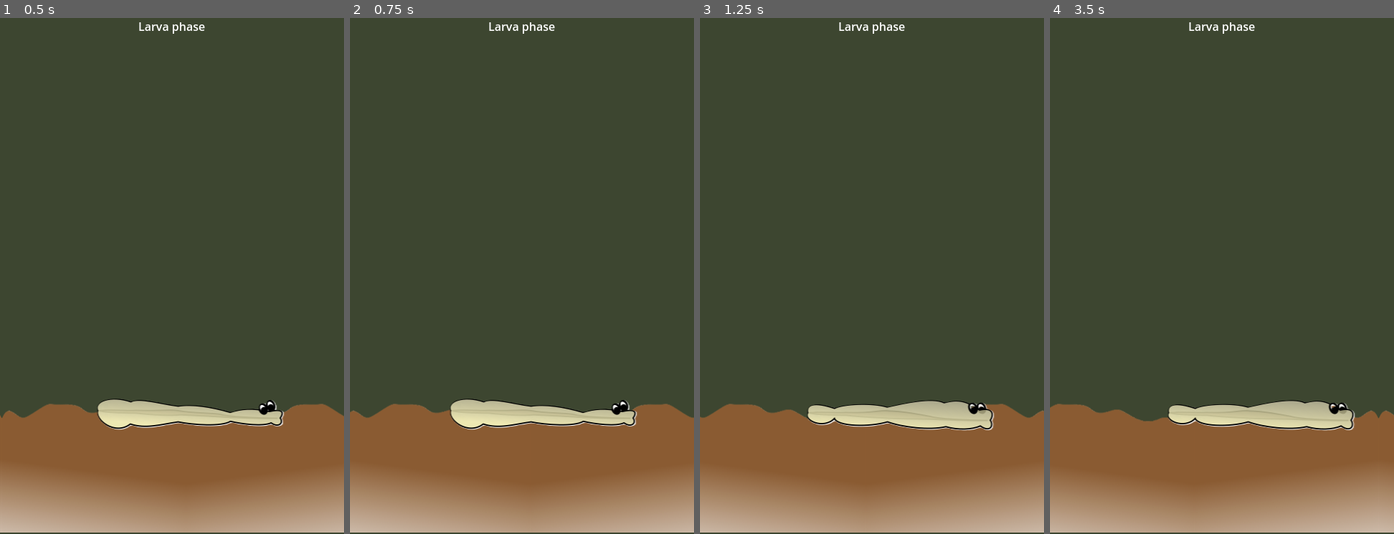
Above: before the commit, frames 1-4 (left to right).
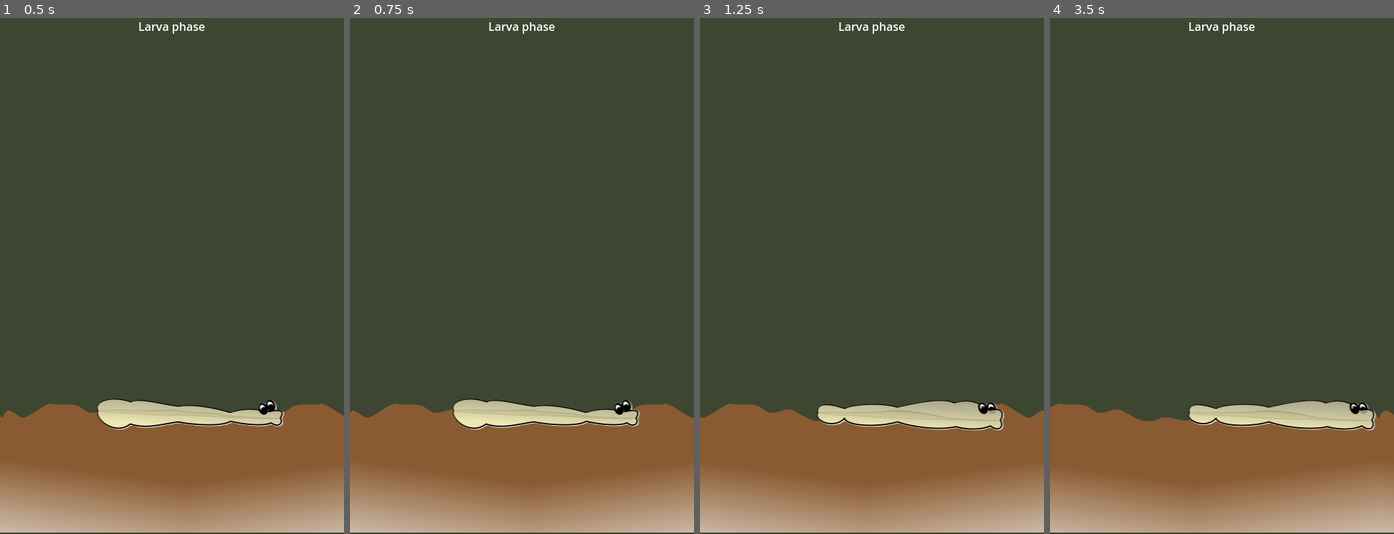
Above: after the commit, the same moments.

Repository: purpleloop/fly-lyf
Game: Godot game, scene res://scenes/main.tscn
Two runs of this game, one before a commit and one after it. Both use one fixed random seed, a clock stepped at 60 frames per second and the inputs below.
Inputs:
- Up to frame 1 (0.5 s): no input
- Up to frame 2 (0.75 s): tap Enter at 0.5 s; hold Right (move_right) from 0.53 s (still down)
- Up to frame 3 (1.25 s): keep holding Right (move_right)
- Up to frame 4 (3.5 s): release Right (move_right) at 1.28 s; hold Left (move_left) 1.28-2.03 s; hold Right (move_right) from 2.03 s (still down)

Frame 1 is identical in both runs. In frame 2, 0.5% of the frame differs, in the area x 28-85%, y 73-80%; in frame 3, 1.0%; in frame 4, 1.3%, in the area x 34-95%, y 74-80%.

Commit message:
* Adding food scene with decay timer * Make food appear on a path * Grabbing food

Diff:
--- a/media/images/images-sources.svg
+++ b/media/images/images-sources.svg
@@ -25,8 +25,8 @@
      inkscape:document-units="mm"
      showgrid="false"
      inkscape:zoom="1.8746662"
-     inkscape:cx="33.872696"
-     inkscape:cy="40.54055"
+     inkscape:cx="218.43889"
+     inkscape:cy="169.6302"
      inkscape:window-width="1920"
      inkscape:window-height="1009"
      inkscape:window-x="-8"
@@ -37,7 +37,31 @@
      id="defs2">
     <linearGradient
        inkscape:collect="always"
+       id="linearGradient3220">
+      <stop
+         style="stop-color:#3c5334;stop-opacity:1"
+         offset="0"
+         id="stop3216" />
+      <stop
+         style="stop-color:#38ce01;stop-opacity:0"
+         offset="1"
+         id="stop3218" />
+    </linearGradient>
+    <linearGradient
+       inkscape:collect="always"
        id="linearGradient21568">
+      <stop
+         style="stop-color:#ff4520;stop-opacity:1"
+         offset="0"
+         id="stop1681" />
+      <stop
+         style="stop-color:#f51e00;stop-opacity:0"
+         offset="1"
+         id="stop1683" />
+    </linearGradient>
+    <linearGradient
+       inkscape:collect="always"
+       id="linearGradient21568-3">
       <stop
          style="stop-color:#8b5c32;stop-opacity:1;"
          offset="0"
@@ -101,7 +125,7 @@
        gradientTransform="rotate(2.87375,1109.9604,-631.95563)" />
     <linearGradient
        inkscape:collect="always"
-       xlink:href="#linearGradient21568"
+       xlink:href="#linearGradient21568-3"
        id="linearGradient21570"
        x1="416.13187"
        y1="526.25085"
@@ -149,6 +173,28 @@
        y1="59.639938"
        x2="55.271988"
        y2="75.258385" />
+    <radialGradient
+       inkscape:collect="always"
+       xlink:href="#linearGradient21568"
+       id="radialGradient2125"
+       cx="138.38408"
+       cy="16.277136"
+       fx="138.38408"
+       fy="16.277136"
+       r="3.1322364"
+       gradientTransform="matrix(1.1330884,0.96012425,-0.80423081,0.94911114,-44.421493,-142.45759)"
+       gradientUnits="userSpaceOnUse" />
+    <radialGradient
+       inkscape:collect="always"
+       xlink:href="#linearGradient3220"
+       id="radialGradient3224"
+       cx="99.036789"
+       cy="19.247854"
+       fx="99.036789"
+       fy="19.247854"
+       r="3.3724239"
+       gradientTransform="matrix(1.9832841,-0.03270771,0.02200222,1.33414,-97.928298,-8.4834943)"
+       gradientUnits="userSpaceOnUse" />
   </defs>
   <g
      inkscape:label="Calque 1"
@@ -642,5 +688,15 @@
        rx="0.39919356"
        ry="0.44909272"
        transform="matrix(-0.99874243,0.05013537,0.05013537,0.99874243,0,0)" />
+    <path
+       style="fill:url(#radialGradient2125);fill-opacity:1;stroke:#000000;stroke-width:0.264583px;stroke-linecap:butt;stroke-linejoin:miter;stroke-opacity:1"
+       d="m 99.687066,1.4576859 c -0.51194,-0.276559 -1.129814,0.05609 -1.431324,0.493537 -0.53617,0.74303 -0.94632,1.56836 -1.3259,2.399153 -0.19698,0.560856 -0.15663,1.3115 0.37654,1.674957 0.62626,0.417338 1.40397,0.441148 2.103164,0.663523 0.842324,0.149561 1.709744,0.06372 2.536424,-0.135234 0.60119,-0.251709 0.81048,-0.95733 0.83508,-1.555825 0.0164,-0.513458 0.0968,-1.043133 -0.0382,-1.546014 -0.26284,-0.63881 -1.03377,-0.961067 -1.68913,-0.813749 -0.58754,-0.0054 -0.97335,-0.527756 -1.247934,-0.983685 -0.0401,-0.06524 -0.0795,-0.131068 -0.11876,-0.196663 z"
+       id="path1004"
+       sodipodi:nodetypes="ccccccccc" />
+    <path
+       style="fill:url(#radialGradient3224);fill-opacity:1;stroke:#000000;stroke-width:0.264583px;stroke-linecap:butt;stroke-linejoin:miter;stroke-opacity:1"
+       d="m 100.22436,10.09124 c -1.147429,-0.4544635 -2.923471,0.03769 -3.307343,1.280426 -0.0908,1.250086 1.097792,1.977444 1.996279,2.584905 0.716929,0.747452 1.310114,1.727944 2.526924,1.43978 1.04409,0.125719 2.11792,-0.526288 1.93159,-1.692366 0.0218,-1.204502 -0.97647,-2.132257 -1.82185,-2.864347 -0.4077,-0.300411 -0.86507,-0.538844 -1.3256,-0.748398 z"
+       id="path2810"
+       sodipodi:nodetypes="scsssssssssscssssssscscs" />
   </g>
 </svg>
--- a/project.godot
+++ b/project.godot
@@ -21,6 +21,10 @@
 window/size/viewport_height=720
 window/stretch/mode="canvas_items"
 
+[filesystem]
+
+import/blender/enabled=false
+
 [input]
 
 move_left={
--- /dev/null
+++ b/scenes/food.tscn
@@ -0,0 +1,51 @@
+[gd_scene load_steps=7 format=3 uid="uid://dfil1fat2xdr8"]
+
+[ext_resource type="Texture2D" uid="uid://jr6nhs5vciji" path="res://media/images/food.png" id="1_5qb2w"]
+[ext_resource type="Script" path="res://scripts/food.gd" id="1_rm27q"]
+
+[sub_resource type="AtlasTexture" id="AtlasTexture_18en7"]
+atlas = ExtResource("1_5qb2w")
+region = Rect2(0, 58, 66, 58)
+
+[sub_resource type="AtlasTexture" id="AtlasTexture_0oc8p"]
+atlas = ExtResource("1_5qb2w")
+region = Rect2(0, 0, 66, 58)
+
+[sub_resource type="SpriteFrames" id="SpriteFrames_3ojec"]
+animations = [{
+"frames": [{
+"duration": 1.0,
+"texture": SubResource("AtlasTexture_18en7")
+}],
+"loop": true,
+"name": &"bean",
+"speed": 5.0
+}, {
+"frames": [{
+"duration": 1.0,
+"texture": SubResource("AtlasTexture_0oc8p")
+}],
+"loop": true,
+"name": &"meat",
+"speed": 5.0
+}]
+
+[sub_resource type="CapsuleShape2D" id="CapsuleShape2D_cjogg"]
+radius = 25.0
+height = 54.0
+
+[node name="food" type="RigidBody2D"]
+gravity_scale = 0.0
+script = ExtResource("1_rm27q")
+
+[node name="AnimatedSprite2D" type="AnimatedSprite2D" parent="."]
+sprite_frames = SubResource("SpriteFrames_3ojec")
+animation = &"meat"
+
+[node name="CollisionShape2D" type="CollisionShape2D" parent="."]
+shape = SubResource("CapsuleShape2D_cjogg")
+
+[node name="decayTimer" type="Timer" parent="."]
+wait_time = 15.0
+
+[connection signal="timeout" from="decayTimer" to="." method="_on_decay_timer_timeout"]
--- a/scenes/larva.tscn
+++ b/scenes/larva.tscn
@@ -1,6 +1,6 @@
 [gd_scene load_steps=13 format=3 uid="uid://dbdvionic7wca"]
 
-[ext_resource type="Script" path="res://larva.gd" id="1_5nm4r"]
+[ext_resource type="Script" path="res://scripts/larva.gd" id="1_5nm4r"]
 [ext_resource type="Texture2D" uid="uid://bu0i6t5suaw5w" path="res://media/images/larva.png" id="1_i2xnm"]
 
 [sub_resource type="AtlasTexture" id="AtlasTexture_80kpk"]
@@ -89,3 +89,5 @@
 position = Vector2(8, -1)
 rotation = -4.71239
 shape = SubResource("CapsuleShape2D_2poq6")
+
+[connection signal="body_entered" from="." to="." method="_on_body_entered"]
--- a/scenes/main.tscn
+++ b/scenes/main.tscn
@@ -1,74 +1,83 @@
-[gd_scene load_steps=6 format=3 uid="uid://du7c6r7mtk6kd"]
+[gd_scene load_steps=8 format=3 uid="uid://du7c6r7mtk6kd"]
 
 [ext_resource type="PackedScene" uid="uid://dbdvionic7wca" path="res://scenes/larva.tscn" id="1_o5rni"]
 [ext_resource type="Script" path="res://scripts/main.gd" id="1_vaohc"]
 [ext_resource type="Texture2D" uid="uid://b5yfd6brx3i87" path="res://media/images/background.png" id="4_bg3t1"]
 [ext_resource type="PackedScene" uid="uid://b65n6le07qogs" path="res://scenes/hud.tscn" id="4_xc144"]
 [ext_resource type="AudioStream" uid="uid://20atgyccelpn" path="res://media/music/happy-carnival.ogg" id="5_g0j15"]
+[ext_resource type="PackedScene" uid="uid://dfil1fat2xdr8" path="res://scenes/food.tscn" id="6_7qtwb"]
+
+[sub_resource type="Curve2D" id="Curve2D_pxidl"]
+_data = {
+"points": PackedVector2Array(0, 0, 0, 0, -768, 528, 0, 0, 0, 0, 1542, 528)
+}
+point_count = 2
 
 [node name="main" type="Node"]
 script = ExtResource("1_vaohc")
+foodScene = ExtResource("6_7qtwb")
 
 [node name="larva" parent="." instance=ExtResource("1_o5rni")]
+position = Vector2(201, 549)
 
 [node name="StartPosition" type="Marker2D" parent="."]
 position = Vector2(260, 552)
 
 [node name="background" type="ParallaxBackground" parent="."]
 
-[node name="ColorRect" type="ColorRect" parent="background"]
+[node name="backgroundLayout" type="ColorRect" parent="background"]
 offset_right = 480.0
 offset_bottom = 720.0
 color = Color(0.239216, 0.27451, 0.188235, 1)
 
-[node name="Layer1" type="ParallaxLayer" parent="background"]
+[node name="groundLayer" type="ParallaxLayer" parent="background"]
 
-[node name="bg1" type="Sprite2D" parent="background/Layer1"]
+[node name="bg1" type="Sprite2D" parent="background/groundLayer"]
 position = Vector2(131, 620)
 scale = Vector2(0.309, 1)
 texture = ExtResource("4_bg3t1")
 
-[node name="bg2" type="Sprite2D" parent="background/Layer1"]
+[node name="bg2" type="Sprite2D" parent="background/groundLayer"]
 position = Vector2(645, 620)
 scale = Vector2(0.309, 1)
 texture = ExtResource("4_bg3t1")
 
-[node name="bg3" type="Sprite2D" parent="background/Layer1"]
+[node name="bg3" type="Sprite2D" parent="background/groundLayer"]
 position = Vector2(388, 620)
 scale = Vector2(0.309, 1)
 texture = ExtResource("4_bg3t1")
 flip_h = true
 
-[node name="bg4" type="Sprite2D" parent="background/Layer1"]
+[node name="bg4" type="Sprite2D" parent="background/groundLayer"]
 position = Vector2(901.544, 619.5)
 scale = Vector2(0.309, 1)
 texture = ExtResource("4_bg3t1")
 flip_h = true
 
-[node name="bg5" type="Sprite2D" parent="background/Layer1"]
+[node name="bg5" type="Sprite2D" parent="background/groundLayer"]
 position = Vector2(1416.54, 619.5)
 scale = Vector2(0.309, 1)
 texture = ExtResource("4_bg3t1")
 flip_h = true
 
-[node name="bg6" type="Sprite2D" parent="background/Layer1"]
+[node name="bg6" type="Sprite2D" parent="background/groundLayer"]
 position = Vector2(1159.54, 619.5)
 scale = Vector2(0.309, 1)
 texture = ExtResource("4_bg3t1")
 
-[node name="bg7" type="Sprite2D" parent="background/Layer1"]
+[node name="bg7" type="Sprite2D" parent="background/groundLayer"]
 position = Vector2(-639.456, 619.5)
 scale = Vector2(0.309, 1)
 texture = ExtResource("4_bg3t1")
 flip_h = true
 
-[node name="bg8" type="Sprite2D" parent="background/Layer1"]
+[node name="bg8" type="Sprite2D" parent="background/groundLayer"]
 position = Vector2(-126, 619.5)
 scale = Vector2(0.309, 1)
 texture = ExtResource("4_bg3t1")
 flip_h = true
 
-[node name="bg9" type="Sprite2D" parent="background/Layer1"]
+[node name="bg9" type="Sprite2D" parent="background/groundLayer"]
 position = Vector2(-382.456, 619.5)
 scale = Vector2(0.309, 1)
 texture = ExtResource("4_bg3t1")
@@ -78,4 +87,15 @@
 [node name="backgroundMusic" type="AudioStreamPlayer" parent="."]
 stream = ExtResource("5_g0j15")
 
+[node name="foodTimer" type="Timer" parent="."]
+wait_time = 5.0
+
+[node name="foodPath" type="Path2D" parent="."]
+curve = SubResource("Curve2D_pxidl")
+
+[node name="foodSpawnLocation" type="PathFollow2D" parent="foodPath"]
+position = Vector2(-768, 528)
+
+[connection signal="grabbed" from="larva" to="." method="_on_larva_grabbed"]
 [connection signal="moved" from="larva" to="." method="_on_larva_moved"]
+[connection signal="timeout" from="foodTimer" to="." method="_on_food_timer_timeout"]
--- /dev/null
+++ b/scripts/food.gd
@@ -0,0 +1,13 @@
+extends RigidBody2D
+
+signal decayEvent
+
+func _ready():
+	var foodType = $AnimatedSprite2D.sprite_frames.get_animation_names()
+	$AnimatedSprite2D.play(foodType[randi() % foodType.size()])
+	$decayTimer.start()
+
+func _on_decay_timer_timeout():
+	print("decayTimer timeoud -> destroy and emit decay")
+	queue_free()
+	decayEvent.emit()
--- a/larva.gd
+++ b/scripts/larva.gd
@@ -1,8 +1,8 @@
 extends Area2D
 signal moved
+signal grabbed
 
-
-@export  var speed = 20
+@export  var speed = 40
 var screen_size
 
 
@@ -42,3 +42,6 @@
 func start(pos):
 	position=pos
 	show()
+
+func _on_body_entered(body):
+	grabbed.emit()
--- a/scripts/main.gd
+++ b/scripts/main.gd
@@ -1,9 +1,35 @@
 extends Node
+
+@export var foodScene : PackedScene
 
 func _ready():
 	$larva.start($StartPosition.position)
 	$backgroundMusic.play()
-
+	$foodTimer.start()
 
 func _on_larva_moved(delta):
 	$background.scroll_base_offset -= Vector2(40,0)*delta
+
+func _on_food_timer_timeout():
+
+	$foodTimer.stop()
+
+	var newFood = foodScene.instantiate()
+
+	newFood.connect("decayEvent", Callable(self, "_on_food_decay_event"))
+
+	var food_spawn_location = get_node("foodPath/foodSpawnLocation")
+	food_spawn_location.progress_ratio = randf()
+
+	print("food spawned in "+str(food_spawn_location.progress_ratio))
+
+	newFood.position = food_spawn_location.position
+
+	add_child(newFood)
+
+func _on_food_decay_event():
+	print("decayEvent -> restart timer")
+	$foodTimer.start()
+
+func _on_larva_grabbed():
+	print("grabbed food")
Binary file added: media/images/food.png
Not shown, added: media/images/food.png.import
